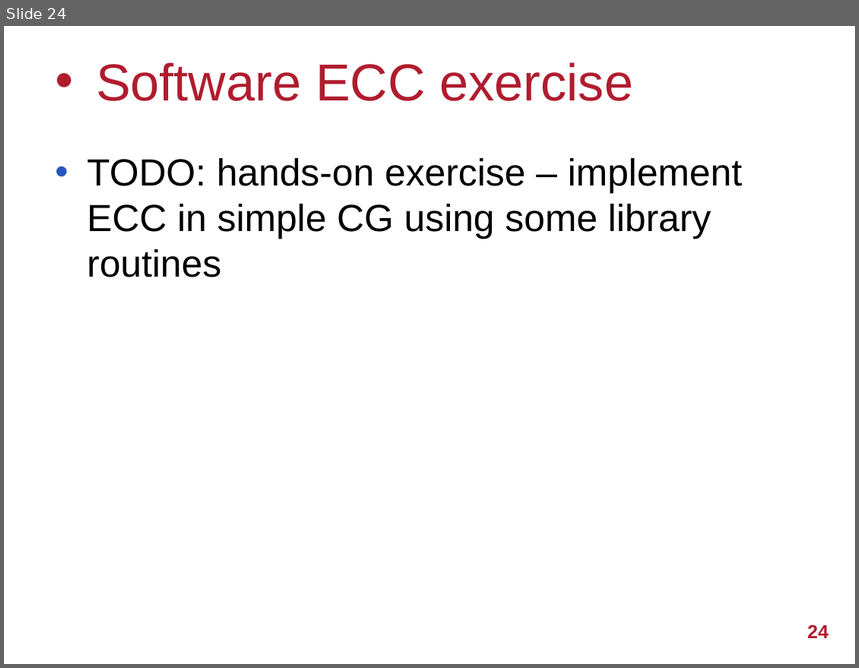
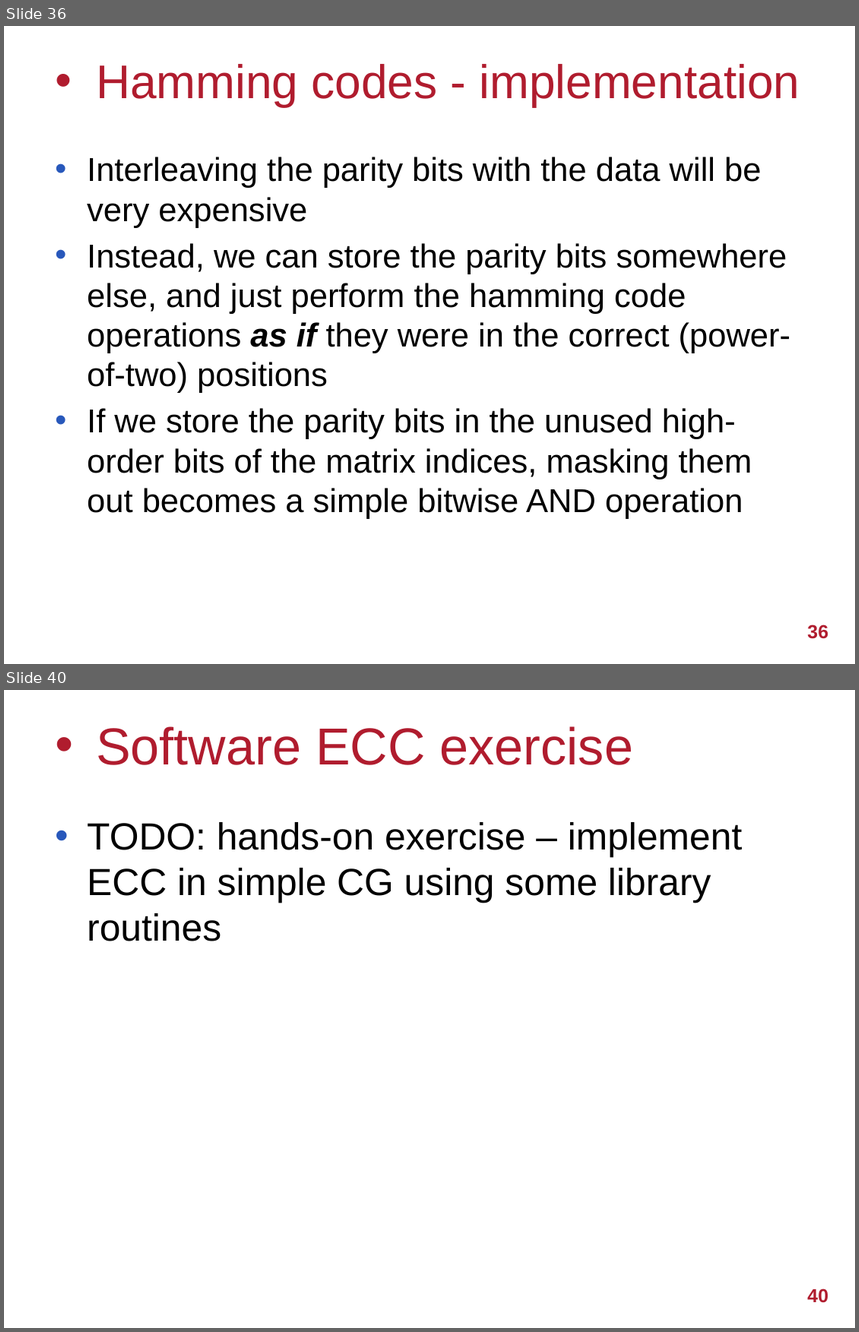
Before and after one commit to UoB-HPC/abft-training, a slide deck: abft-training.pptx. Shown one above the other, each under a label of ours: slide 24 before the commit, slides 36 and 40 after it; the slides between them are not shown. The pictures are 859x668 and 859x1332 pixels, drawn with LibreOffice and Linux fonts; fonts in the diff are those of the drawing; background and template pictures are left out. Boxes give left, top, right and bottom in pixels: in the first picture for what was removed or moved away, otherwise in the second. Text is boxed around its words. In the diff, an @@ line names an element or a change of style, - is before the commit and + after.

Commit message:
Add slides describing hamming codes and 7/8-bit SEC schemes

```diff
--- a/abft-training.pptx
+++ b/abft-training.pptx
@@ slide 36 added at [4, 26, 855, 664], background #FFFFFF @@
@@ title added at [96, 64, 800, 107], 40 pt, text #B01C2E @@
+• Hamming codes - implementation
@@ text added at [87, 157, 791, 519], 28 pt, text #000000 @@
+• Interleaving the parity bits with the data will be very expensive
+• Instead, we can store the parity bits somewhere else, and just perform the hamming code operations as if they were in the correct (power-of-two) positions
+• If we store the parity bits in the unused high-order bits of the matrix indices, masking them out becomes a simple bitwise AND operation
@@ page number added at [807, 625, 829, 639], 16 pt, text #B01C2E, bold @@
+36
@@ what was slide 24 is now slide 40 @@
@@ page number at [807, 1289, 829, 1303]: text changed @@
-24
+40
```
Also in this commit, not shown: 6 slides changed, 16 other slides added, 1 slide removed.
